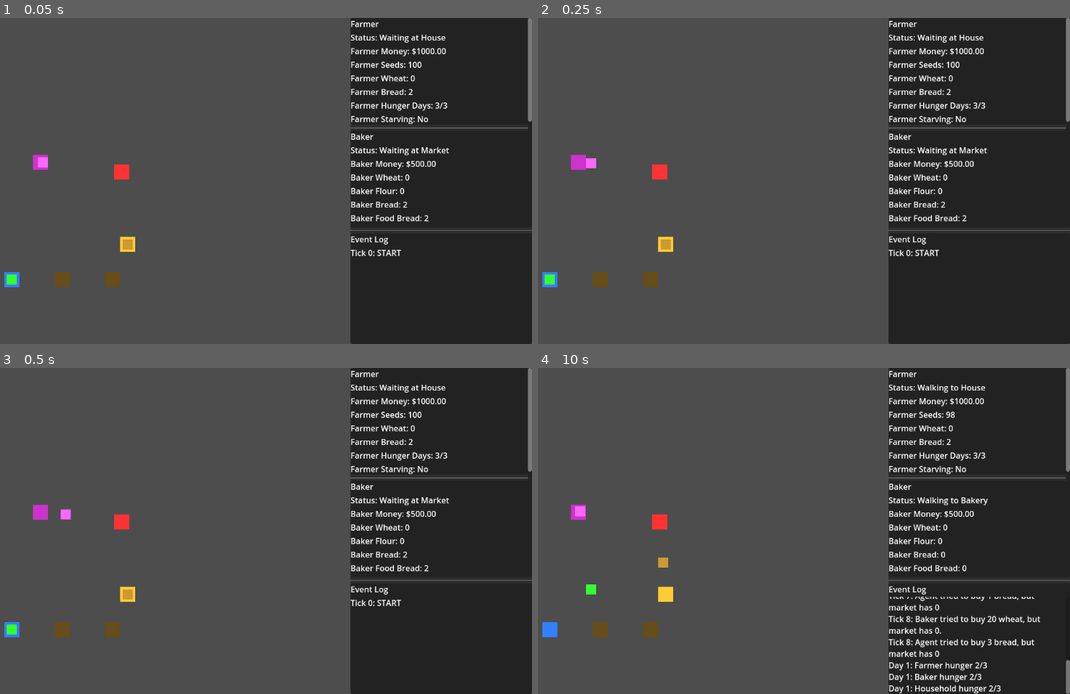
Above: before the commit, frames 1-4 (two rows, left to right).
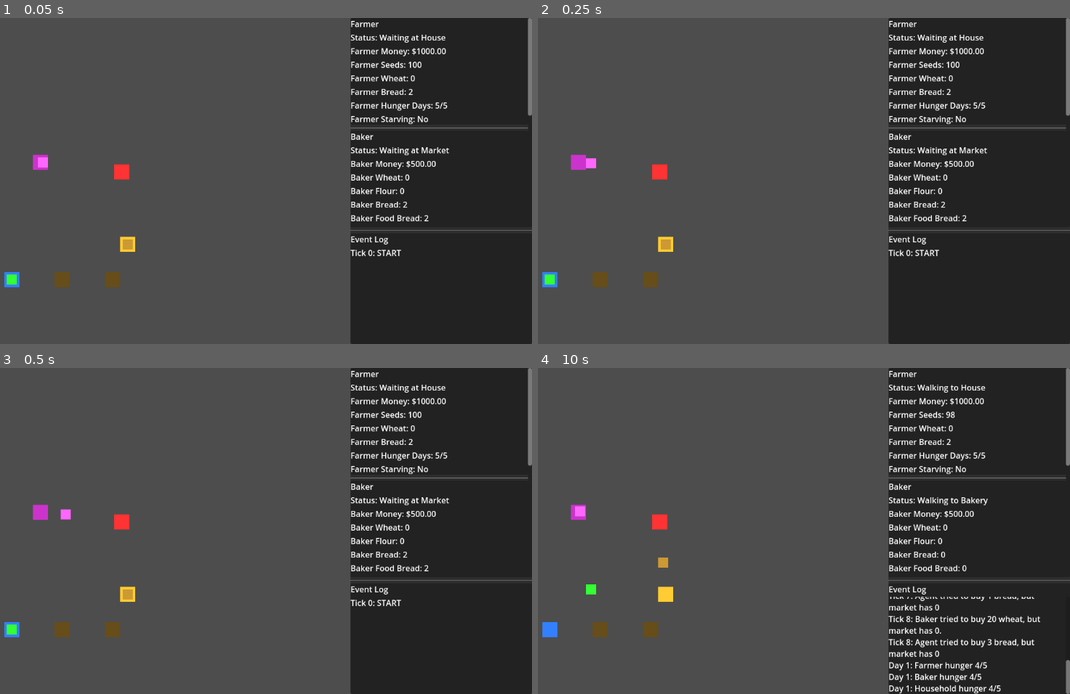
Above: after the commit, the same moments.

Repository: anthill737/Terraceilia_2
Game: Godot game, scene res://scenes/Main.tscn
Same seed, same stepped clock (60 frames per second), same inputs: the game is played once before the commit and once after it.
Inputs:
- Up to frame 1 (0.05 s): no input
- Up to frame 2 (0.25 s): no input
- Up to frame 3 (0.5 s): no input
- Up to frame 4 (10 s): no input

The runs differ from the first frame. In frame 1, less than 0.1% of the frame differs, in the area x 81-100%, y 25-32%; in frame 2, less than 0.1%; in frame 3, less than 0.1%; in frame 4, less than 0.1%, in the area x 81-100%, y 25-100%.

Commit message:
Implement household hunger system with UI updates and hunger management logic

Diff:
--- a/scenes/Main.tscn
+++ b/scenes/Main.tscn
@@ -300,6 +300,14 @@
 layout_mode = 2
 text = "Household Bread Consumed: 0"
 
+[node name="HouseholdHunger" type="Label" parent="UI/HUDRoot/Layout/Sidebar/SidebarVBox/CardsScroll/Cards/HouseholdCard/HouseholdVBox"]
+layout_mode = 2
+text = "Household Hunger: 5/5"
+
+[node name="HouseholdStarving" type="Label" parent="UI/HUDRoot/Layout/Sidebar/SidebarVBox/CardsScroll/Cards/HouseholdCard/HouseholdVBox"]
+layout_mode = 2
+text = "Household Starving: No"
+
 [node name="HSeparator3" type="HSeparator" parent="UI/HUDRoot/Layout/Sidebar/SidebarVBox/CardsScroll/Cards"]
 layout_mode = 2
 
--- a/scripts/components/hunger_need.gd
+++ b/scripts/components/hunger_need.gd
@@ -5,12 +5,12 @@
 
 # Configuration
 var food_item: String = "bread"
-var hunger_max_days: int = 3
+var hunger_max_days: int = 5
 var eat_restore_days: int = 1
 var deplete_per_day: int = 1
 
 # State
-var hunger_days: int = 3
+var hunger_days: int = 5
 var is_starving: bool = false
 
 # Dependencies (set by owner)
--- a/scripts/main.gd
+++ b/scripts/main.gd
@@ -40,6 +40,8 @@
 var household_money_label: Label
 var household_bread_label: Label
 var household_bread_consumed_label: Label
+var household_hunger_label: Label
+var household_starving_label: Label
 var household_status_label: Label
 var event_log: RichTextLabel
 
@@ -199,6 +201,8 @@
 	household_money_label = household_card.get_node("HouseholdMoney")
 	household_bread_label = household_card.get_node("HouseholdBread")
 	household_bread_consumed_label = household_card.get_node("HouseholdBreadConsumed")
+	household_hunger_label = household_card.get_node("HouseholdHunger")
+	household_starving_label = household_card.get_node("HouseholdStarving")
 
 	market_money_label = market_card.get_node("MarketMoney")
 	market_seeds_label = market_card.get_node("MarketSeeds")
@@ -249,3 +253,6 @@
 		household_money_label.text = "Household Money: $%.2f" % household_agent.get_node("Wallet").money
 		household_bread_label.text = "Household Bread: %d" % household_agent.get_node("Inventory").get_qty("bread")
 		household_bread_consumed_label.text = "Household Bread Consumed: %d" % household_agent.bread_consumed
+		var household_hunger = household_agent.get_node("HungerNeed")
+		household_hunger_label.text = "Household Hunger: %d/%d" % [household_hunger.hunger_days, household_hunger.hunger_max_days]
+		household_starving_label.text = "Household Starving: %s" % ("Yes" if household_hunger.is_starving else "No")
